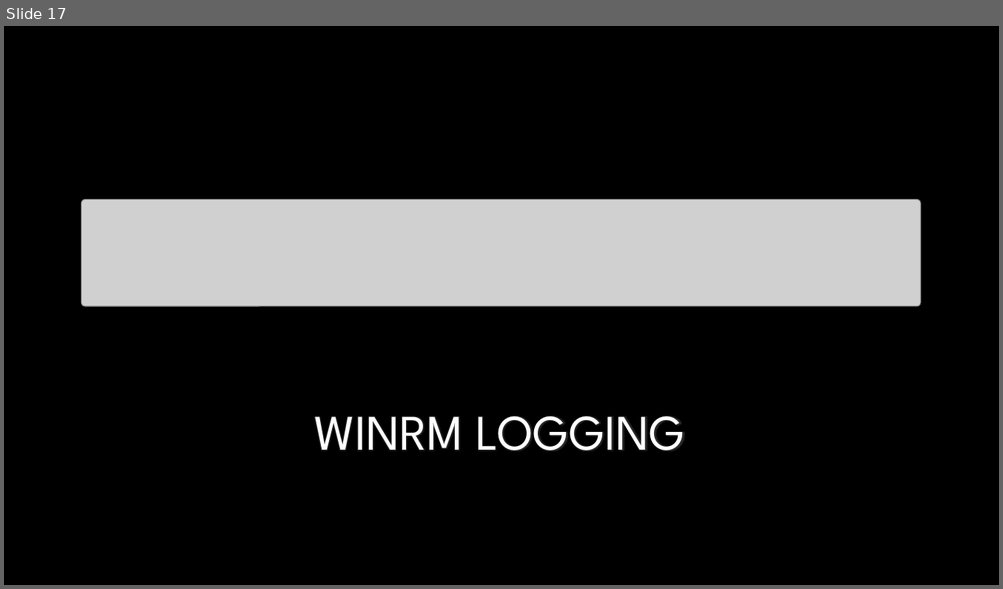
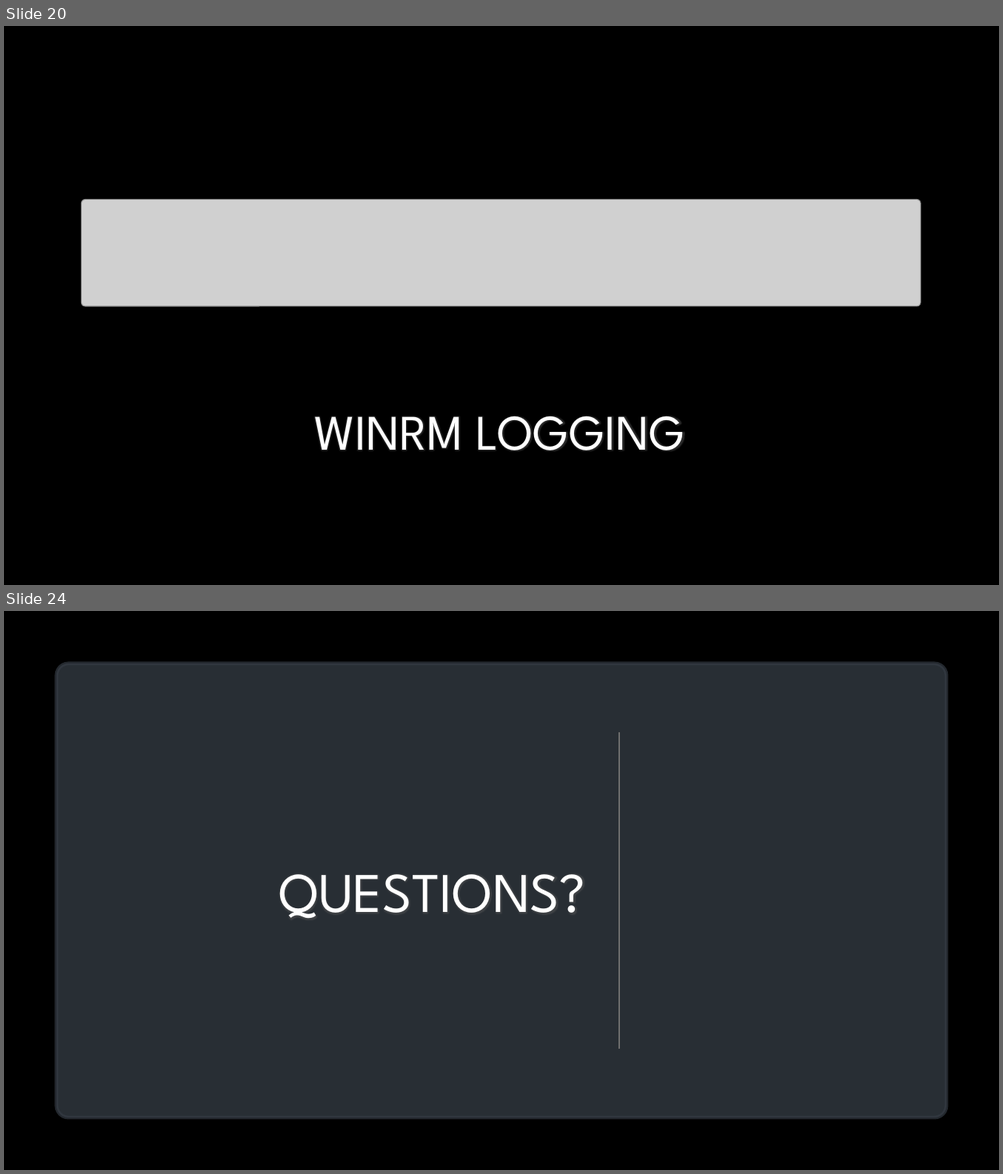
Before and after one commit to dwalleck/opencafe-training, a slide deck: OpenCafeTraining-Part2.pptx. Shown one above the other, each under a label of ours: slide 17 before the commit, slides 20 and 24 after it; the slides between them are not shown. The pictures are 1003x589 and 1003x1174 pixels, drawn with LibreOffice and Linux fonts; fonts in the diff are those of the drawing; grey boxes stand for pictures; background and template pictures are left out. Boxes give left, top, right and bottom in pixels: in the first picture for what was removed or moved away, otherwise in the second. Text is boxed around its words. In the diff, an @@ line names an element or a change of style, - is before the commit and + after.

```diff
--- a/OpenCafeTraining-Part2.pptx
+++ b/OpenCafeTraining-Part2.pptx
@@ slide 24 added at (4, 611, 999, 1170), background picture (left out) @@
@@ rounded rectangle added at (57, 664, 946, 1118), fill #282E35, outline #282E35 3.5 pt @@
@@ line added from (619, 732) to (619, 1049), #6F6F6F 0.75 pt @@
@@ title added at (279, 874, 586, 919), 54 pt, text gradient #FFFFFF to #A6A6A6 @@
+QUESTIONS?
@@ what was slide 17 is now slide 20 @@
```
Also in this commit, not shown: 6 slides changed, 8 other slides added, 2 slides removed, 5 other files.
